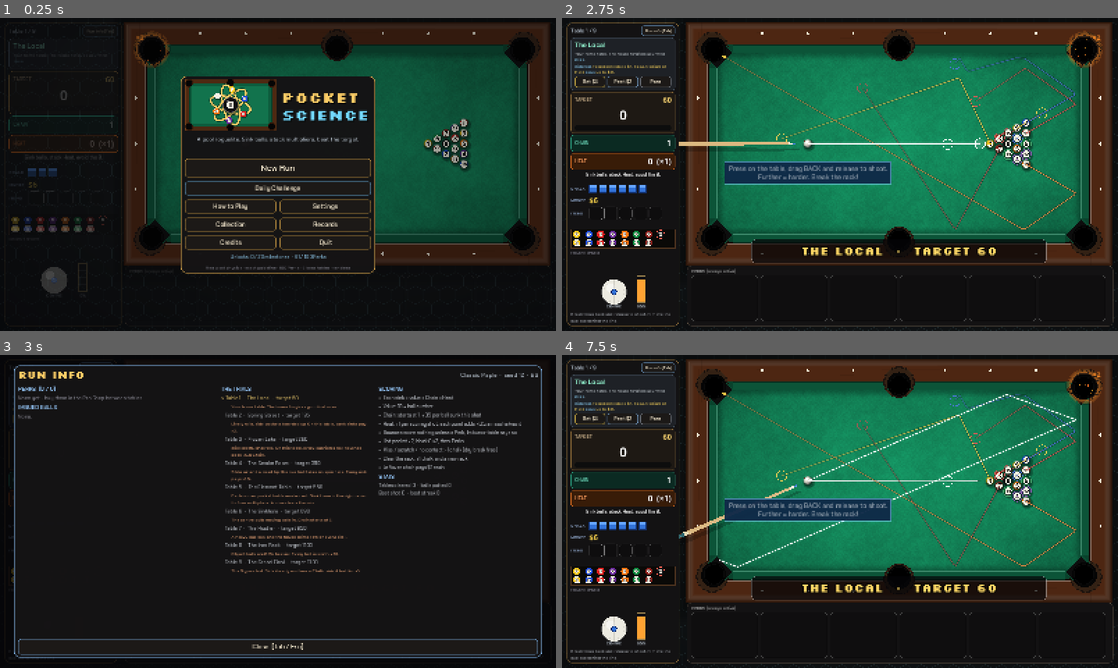
Above: before the commit, frames 1-4 (two rows, left to right).
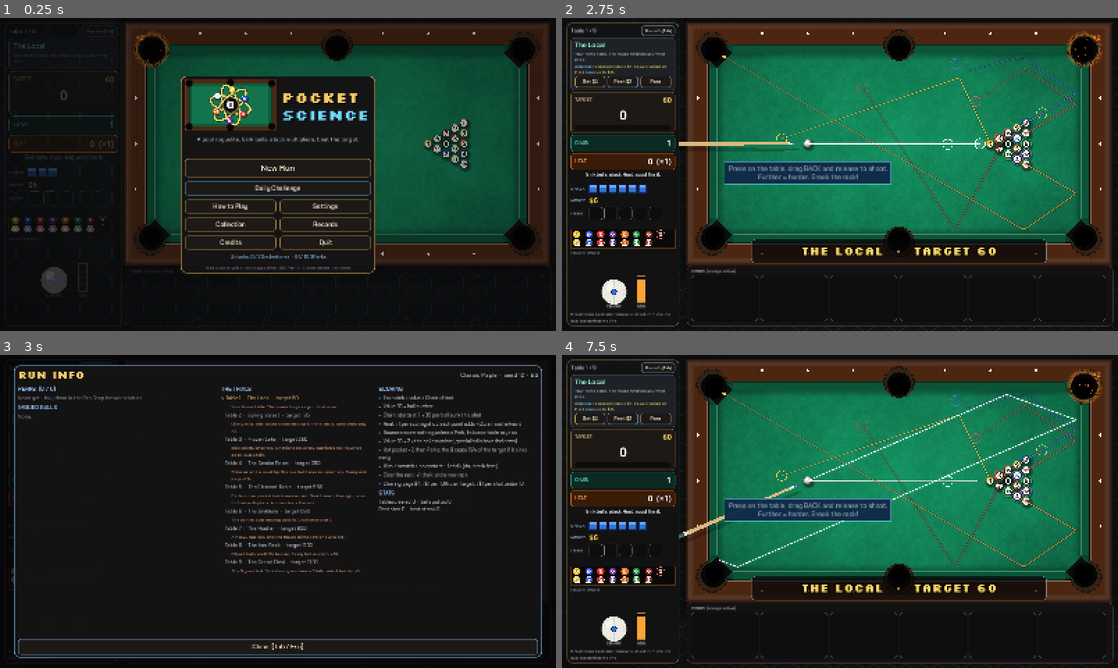
Above: after the commit, the same moments.

Repository: jordanbenjaminmitchell/pocket-science
Game: Godot game, scene res://main.tscn
The game is run twice, just before and just after one commit, with the same random seed, the same clock (stepped at 60 frames per second) and the same inputs.
Inputs (mouse positions are in pixels of both pictures, inside the frame that each line leads up to):
- Up to frame 1 (0.25 s): no input
- Up to frame 2 (2.75 s): click "New Run" at 0.5 s; click (712, 77) at 1.27 s; type "12" at 1.35 s; click "Choose" at 2 s
- Up to frame 3 (3 s): click "Run info [Tab]" at 2.75 s
- Up to frame 4 (7.5 s): click "Bet $4" at 3.5 s; click "Peek $2" at 4.25 s; click "Pass" at 5 s; tap Enter at 5.75, 7.25, 7.35 s; drag from (612, 630) to (895, 442) at 5.77 s; tap Space at 6.5 s; drag from (728, 527) to (812, 574) at 6.52 s; move the mouse to (895, 442) at 7.27 s; hold Right (ui_right) from 7.28 s (still down)

Frames 1-2 are identical in both runs. In frame 3, 1.4% of the frame differs, in the area x 68-95%, y 26-50%; in frame 4, nothing differs.

Commit message:
Pay for big and quick clears; choose which ball gets an Imbue
Clearing a table pays $4 plus $1 for every 10% scored over the target (up to $10) and $1 for every shot under 10 (up to $5), replacing pay for unused Chalk. Loose Imbues let you pick the ball, one Imbue per ball and never the 8; the shop also offers an 11-15 ball with a random Imbue. The release script now commits only the version bump.

Diff:
--- a/src/game/run_state.gd
+++ b/src/game/run_state.gd
@@ -63,6 +63,9 @@
 var next_all_hot := false       # Spotlight
 var next_magnet := false        # Magnet Charm
 const ITEM_SLOTS := 3            # consumables
+const PAR_SHOTS := 10
+const QUICK_MAX := 5
+const OVERKILL_MAX := 10
 const TOOL_SLOTS := 2
 ## Items the rules can apply on their own, with no aiming or placing.
 const STATE_ITEMS := ["slip"]
@@ -383,6 +386,26 @@
 	return back
 
 
+## Balls a loose Imbue can go on: in the set, not yet imbued, never the 8.
+func imbue_targets() -> Array:
+	return ball_set.filter(func(n): return n != 8 and not imbues.has(n))
+
+
+## Buys a loose Imbue for the ball you chose.
+func buy_imbue(i: int, n: int) -> String:
+	var item: Dictionary = shop[i]
+	if item.sold:
+		return "Sold out"
+	if money < item.cost:
+		return "Not enough money"
+	if not imbue_targets().has(n):
+		return "That ball can't take an Imbue"
+	imbues[n] = item.id
+	money -= item.cost
+	item.sold = true
+	return ""
+
+
 func removal_cost() -> int:
 	return 0 if perks.has("cleanhouse") else 3 + removals
 
@@ -479,8 +502,14 @@
 	var rows: Array = []
 	var base := 4
 	rows.append(["Table cleared", base])
-	if chalk > 0:
-		rows.append(["Unused chalk ×%d" % chalk, chalk])
+	# Scoring well over the target: $1 for every 10% of it, up to $10.
+	var over := int(floor((score - target()) / maxf(1.0, target() * 0.1)))
+	if over > 0:
+		rows.append(["Overkill: %d%% over target" % (over * 10), mini(over, OVERKILL_MAX)])
+	# Clearing quickly: $1 for every shot under PAR_SHOTS, up to $5.
+	var quick := PAR_SHOTS - shots_taken
+	if quick > 0:
+		rows.append(["Quick clear: %d shot%s" % [shots_taken, "" if shots_taken == 1 else "s"], mini(quick, QUICK_MAX)])
 	if perks.has("thrift") and chalk >= 2:
 		rows.append(["Thrift", 5])
 	if perks.has("overflow"):
@@ -547,13 +576,15 @@
 		var f := _random_perk()
 		if f != "":
 			shop.append({"type": "perk", "id": f, "cost": Catalog.PERKS[f].cost, "sold": false})
-	for i in 2:
-		var keys := Catalog.IMBUES.keys()
+	var keys := Catalog.IMBUES.keys()
+	# A loose Imbue: you choose the ball when you buy it.
+	var loose: String = keys[rng.randi_range(0, keys.size() - 1)]
+	shop.append({"type": "imbue", "id": loose, "cost": imbue_cost(loose), "sold": false})
+	# A high ball, 11 to 15, that already carries a random Imbue.
+	var high: Array = range(11, 16).filter(func(n): return ball_set.has(n) and not imbues.has(n))
+	if not high.is_empty():
 		var iso: String = keys[rng.randi_range(0, keys.size() - 1)]
-		var ball := rng.randi_range(1, 14)   # never offered on the 8, which you are avoiding
-		if ball >= 8:
-			ball += 1
-		shop.append({"type": "imbue", "id": iso, "ball": ball, "cost": imbue_cost(iso), "sold": false})
+		shop.append({"type": "imbue", "id": iso, "ball": high[rng.randi_range(0, high.size() - 1)], "cost": imbue_cost(iso), "sold": false})
 	if ball_set.size() < Rack.MAX_BALLS and not (intro and table_index < 2):
 		var types := Catalog.BALL_TYPES.keys()
 		var bt: String = types[rng.randi_range(0, types.size() - 1)]
@@ -627,7 +658,11 @@
 				return "Perk slots full - sell one first"
 			perks.append(item.id)
 		"imbue":
-			imbues[item.ball] = item.id
+			if not item.has("ball"):
+				return "Choose a ball for this Imbue"
+			if imbues.has(int(item.ball)):
+				return "That ball already has an Imbue"
+			imbues[int(item.ball)] = item.id
 		"ball":
 			if ball_set.size() >= Rack.MAX_BALLS:
 				return "Your ball set is full"
--- a/src/main.gd
+++ b/src/main.gd
@@ -911,6 +911,52 @@
 		l.autowrap_mode = TextServer.AUTOWRAP_WORD_SMART
 		l.custom_minimum_size = Vector2(980, 0)
 		v.add_child(l)
+
+
+## Choosing which ball gets a loose Imbue. Balls already imbued, and the 8, can't.
+func _show_imbue_picker(i: int) -> void:
+	var item: Dictionary = run.shop[i]
+	var iso: Dictionary = Catalog.IMBUES[item.id]
+	var p := PanelContainer.new()
+	p.add_theme_stylebox_override("panel", _style(Color(0.08, 0.075, 0.08, 0.99), iso.color, 2, 14))
+	overlay.add_child(p)
+	var v := VBoxContainer.new()
+	v.add_theme_constant_override("separation", 10)
+	p.add_child(v)
+	v.add_child(_label("%s - CHOOSE A BALL  ($%d)" % [str(iso.name).to_upper(), item.cost], 24, iso.color, F_PIXB))
+	var why := _label(iso.desc + " High balls are worth more; low balls sink sooner. Each ball holds one Imbue.", 14, Color(0.8, 0.82, 0.85), F_REG)
+	why.autowrap_mode = TextServer.AUTOWRAP_WORD_SMART
+	why.custom_minimum_size = Vector2(520, 0)
+	v.add_child(why)
+	var grid := GridContainer.new()
+	grid.columns = 8
+	grid.add_theme_constant_override("h_separation", 8)
+	grid.add_theme_constant_override("v_separation", 8)
+	v.add_child(grid)
+	var ok: Array = run.imbue_targets()
+	for n in run.ball_set:
+		var b := Button.new()
+		b.custom_minimum_size = Vector2(58, 58)
+		b.tooltip_text = Catalog.ball_label(n) + ("" if ok.has(n) else (" - already imbued" if run.imbues.has(n) else " - not allowed"))
+		var icon := _set_ball_icon(n)
+		icon.position = Vector2(9, 9)
+		b.add_child(icon)
+		b.disabled = not ok.has(n)
+		var num: int = n
+		b.pressed.connect(func():
+			var err := run.buy_imbue(i, num)
+			if err == "":
+				sfx.play("coin", 0.9)
+				view.refresh_glows(sim, run.imbues)
+				_refresh_shop()
+				_refresh_hud()
+			else:
+				sfx.play("bad", 0.4)
+				_flash_banner(err.to_upper(), Color(1, 0.5, 0.4), 1.0))
+		grid.add_child(b)
+	v.add_child(_button("Cancel", func(): p.queue_free(), Color(0.6, 0.65, 0.7)))
+	p.reset_size()
+	p.position = ((fit.view - p.get_combined_minimum_size()) * 0.5).round()
 
 
 ## A small flat drawing of any ball in the set, numbered or special.
@@ -3127,7 +3173,7 @@
 
 [b]Chalk:[/b] As in real pool, you keep shooting while you sink. A miss, a scratch or no contact costs 1 chalk. A dry break is free. Run out of chalk before reaching the target and the run is over. Clearing the whole rack gives +1 chalk and a fresh rack.
 
-[b]Between tables:[/b] Spend money in the Pro Shop on Perks (six slots, always active) and Imbues (permanently change one numbered ball). Leftover chalk pays $1 each.
+[b]Between tables:[/b] Spend money in the Pro Shop on Perks (six slots, always active) and Imbues (upgrade one ball for the rest of the run; you choose which, and each ball holds one). Clearing a table pays $4, plus $1 for every 10% you score over the target (up to $10) and $1 for every shot under 10 you needed (up to $5).
 
 Every table is its own boss with its own rule, and some reward bounces or bumpers. Clear all 9 tables to win, then keep going in endless mode."""
 	var rt := RichTextLabel.new()
@@ -3299,11 +3345,14 @@
 		"imbue":
 			var iso: Dictionary = Catalog.IMBUES[item.id]
 			accent = iso.color
-			title = "%s %d-ball" % [iso.name, item.ball]
-			desc = iso.desc + " Lasts the whole run."
-			kind = "Imbue"
-			if run.imbues.has(item.ball):
-				desc += " (Replaces %s.)" % Catalog.IMBUES[run.imbues[item.ball]].name
+			if item.has("ball"):
+				title = "%s %d-ball" % [iso.name, item.ball]
+				desc = iso.desc + " Already on this ball, for the whole run."
+				kind = "Imbued ball"
+			else:
+				title = "%s Imbue" % iso.name
+				desc = iso.desc + " You choose the ball. Each ball holds one Imbue."
+				kind = "Imbue · choose a ball"
 		"ball":
 			var bt: Dictionary = Catalog.BALL_TYPES[item.id]
 			accent = bt.color if (bt.color as Color).get_luminance() > 0.3 else bt.accent
@@ -3321,7 +3370,7 @@
 	var p: PanelContainer = sh[0]
 	var v: VBoxContainer = sh[1]
 	if item.type == "imbue":
-		v.add_child(_ball_icon(item.ball, iso_color(item.id)))
+		v.add_child(_ball_icon(int(item.get("ball", 0)), iso_color(item.id)))
 	else:
 		var ic := CenterContainer.new()
 		ic.mouse_filter = Control.MOUSE_FILTER_IGNORE
@@ -3345,6 +3394,9 @@
 	d.size_flags_vertical = Control.SIZE_EXPAND_FILL
 	v.add_child(d)
 	var b := _button("SOLD" if item.sold else "Buy $%d" % item.cost, func():
+		if item.type == "imbue" and not item.has("ball"):
+			_show_imbue_picker(i)
+			return
 		var err := run.buy(i)
 		if err == "":
 			sfx.play("coin", 0.9)
@@ -3929,10 +3981,11 @@
 		"Chain: starts at 1, +0.5 per ball sunk this shot",
 		"Heat: +1 per scoring shot, each point adds ×0.5, a miss halves it",
 		"Bounces score nothing unless a Perk, Imbue or table says so",
-		"Hot pocket ×%d, black 8 ×2, then Perks" % hot_x,
+		"Value: 10 + 2 × the ball's number (special balls have their own)",
+		"Hot pocket ×%d, then Perks; the 8 costs 15%% of the target if it sinks early" % hot_x,
 		"Miss / scratch / no contact: -1 chalk (dry break free)",
 		"Clear the rack: +1 chalk and a new rack",
-		"Leftover chalk pays $1 each",
+		"Clearing pays $4, +$1 per 10% over target, +$1 per shot under 10",
 	]
 	for r in rules:
 		var l := _label("•  " + r, 14, Color(0.82, 0.84, 0.87), F_REG)
--- a/tests/test_rules.gd
+++ b/tests/test_rules.gd
@@ -103,6 +103,37 @@
 	check(lb.bet_stake() == 16 and is_equal_approx(lb.bet_multiple(), 4.0), "a Hard bet on table 7 pays 4× a $16 stake")
 	lb.perks.assign(["hunter"])
 	check(lb.bounty_reward() == 16 + 128, "Side Hustle doubles the winnings")
+	print("payout and Imbues")
+	var pr := RunState.new()
+	pr.start(3)
+	pr.begin_table()
+	pr.score = int(pr.target() * 1.35)
+	pr.shots_taken = 6
+	var rows := pr.payout()
+	var by := {}
+	for row in rows:
+		by[str(row[0]).split(":")[0]] = int(row[1])
+	check(by.get("Table cleared", 0) == 4 and by.get("Overkill", 0) == 3 and by.get("Quick clear", 0) == 4, "clearing pays $4, $1 per 10%% over and $1 per shot under 10 (%s)" % str(by))
+	var slow := RunState.new()
+	slow.start(3)
+	slow.begin_table()
+	slow.score = slow.target()
+	slow.shots_taken = 14
+	check(slow.payout().size() == 1, "a slow, exact clear pays only the base")
+	var im := RunState.new()
+	im.start(3)
+	im.money = 50
+	im.shop = [{"type": "imbue", "id": "vein", "cost": 5, "sold": false}, {"type": "imbue", "id": "twin", "cost": 4, "sold": false}, {"type": "imbue", "id": "spark", "ball": 12, "cost": 4, "sold": false}]
+	check(im.buy(0) != "", "a loose Imbue needs a ball chosen")
+	check(im.buy_imbue(0, 14) == "" and im.imbues[14] == "vein", "you choose which ball gets it")
+	check(im.buy_imbue(1, 14) != "", "a ball holds only one Imbue")
+	check(im.buy_imbue(1, 8) != "", "never the 8")
+	check(im.buy(2) == "" and im.imbues[12] == "spark", "a pre-imbued high ball applies directly")
+	var sr := RunState.new()
+	sr.start(4)
+	sr.roll_shop()
+	var imb: Array = sr.shop.filter(func(it): return it.type == "imbue")
+	check(imb.any(func(it): return not it.has("ball")) and imb.any(func(it): return it.has("ball") and int(it.ball) >= 11), "the shop offers a loose Imbue and an imbued 11-15 ball")
 	print("persistence")
 	run.perks.assign(["golden", "bank"])
 	run.imbues[7] = "vein"
--- a/tools/capture.gd
+++ b/tools/capture.gd
@@ -174,7 +174,7 @@
 				await _frames(8 if scenario == "roll" else 160)
 			if scenario == "shop":
 				game.run.payout()
-				game._show_shop([["Table cleared", 3], ["Unused chalk ×2", 2]])
+				game._show_shop([["Table cleared", 4], ["Overkill: 30% over target", 3]])
 				game.run.shop[0] = {"type": "perk", "id": "ricochet", "cost": 6, "sold": false}
 				game.run.shop[1] = {"type": "perk", "id": "geometry", "cost": 8, "sold": false}
 				game._refresh_shop()
--- a/tools/playtest.gd
+++ b/tools/playtest.gd
@@ -277,6 +277,17 @@
 					run.sell_perk(worst)
 				else:
 					best_i = -1
+		if best_i >= 0 and run.shop[best_i].type == "imbue" and not run.shop[best_i].has("ball"):
+			# A loose Imbue: the bot puts it on its highest free ball.
+			var targets := run.imbue_targets()
+			targets.sort()
+			if targets.is_empty() or run.buy_imbue(best_i, targets[-1]) != "":
+				best_i = -1
+			else:
+				var it3: Dictionary = run.shop[best_i]
+				rec.purchases.append({"t": run.table_index, "type": it3.type, "id": it3.id})
+				bought = true
+				best_i = -1
 		if best_i >= 0 and run.buy(best_i) == "":
 			var it2: Dictionary = run.shop[best_i]
 			rec.purchases.append({"t": run.table_index, "type": it2.type, "id": it2.id})
Not shown, changed: tools/release.sh
